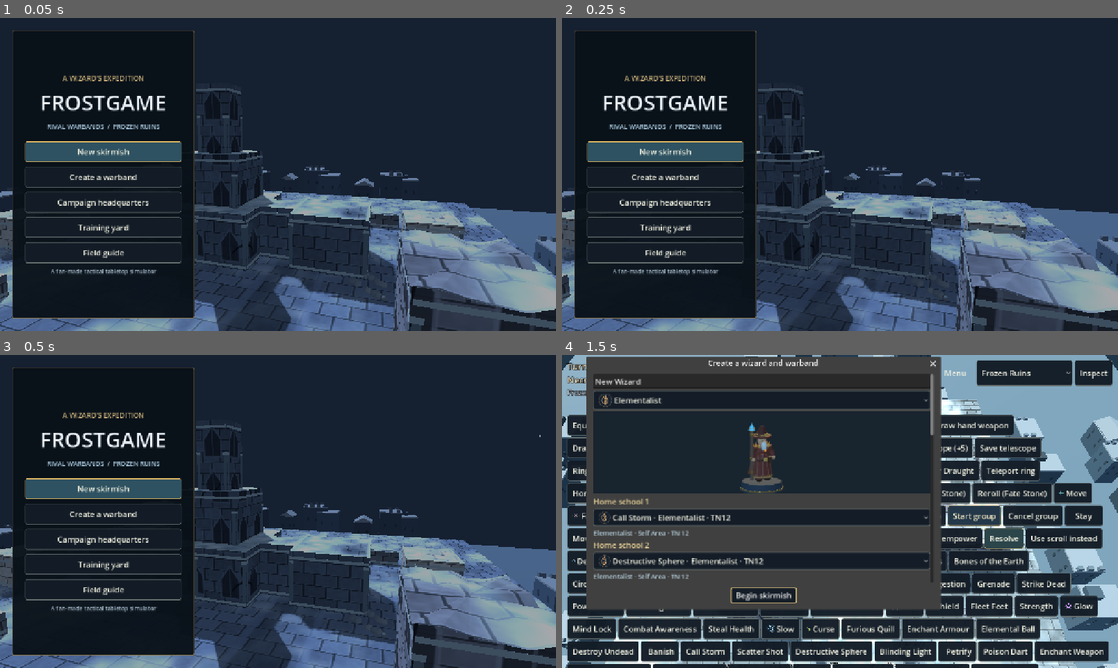
Above: before the commit, frames 1-4 (two rows, left to right).
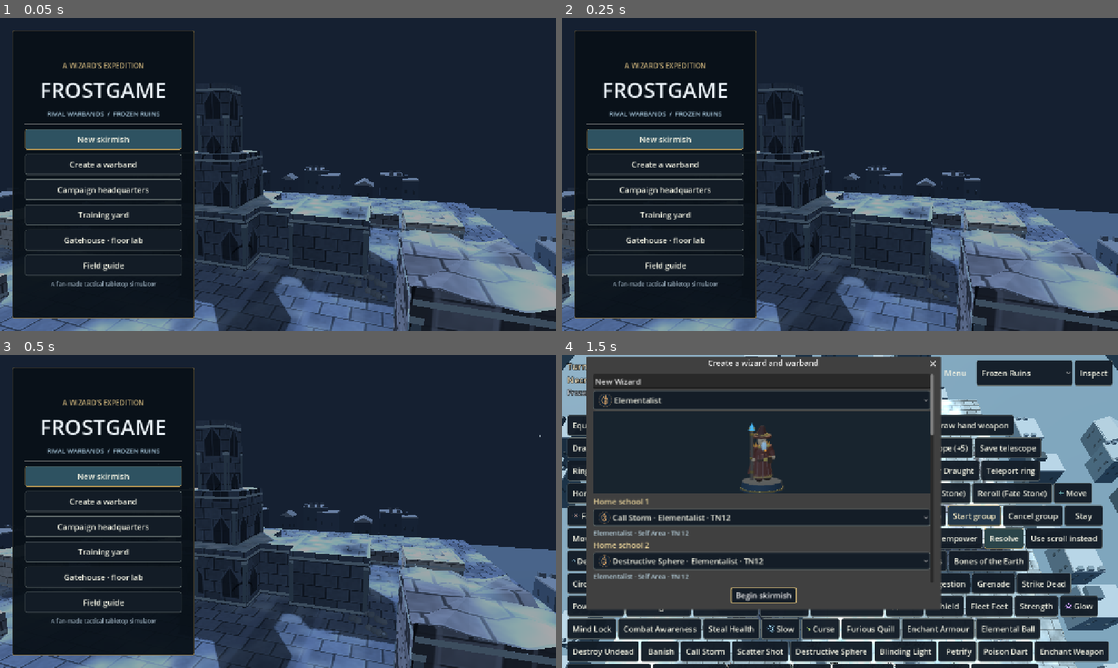
Above: after the commit, the same moments.

Repository: drag0nblad3/Frostgame
Game: Godot game, scene res://scenes/title.tscn
Two runs of this game, one before a commit and one after it. Both use one fixed random seed, a clock stepped at 60 frames per second and the inputs below.
Inputs:
- Up to frame 1 (0.05 s): no input
- Up to frame 2 (0.25 s): no input
- Up to frame 3 (0.5 s): no input
- Up to frame 4 (1.5 s): click "Create a warband" at 0.5 s; click "Start group" at 1.25 s

The runs differ from the first frame. In frame 1, 7.2% of the frame differs, in the area x 4-33%, y 14-87%; in frame 2, 7.2%; in frame 3, 7.2%; in frame 4, nothing differs.

Commit message:
Add isolated gatehouse floor lab, cutaway controls, route helper and fix layered tests

Diff:
--- a/data/boards/stacked_gatehouse.json
+++ b/data/boards/stacked_gatehouse.json
@@ -31,7 +31,7 @@
       {
         "id": "stairs",
         "rect": [
-          2,
+          1.5,
           6,
           3,
           4
@@ -39,6 +39,16 @@
         "level": 0,
         "end_level": 3,
         "axis": "x"
+      },
+      {
+        "id": "landing",
+        "rect": [
+          4,
+          6,
+          1.5,
+          4
+        ],
+        "level": 3
       }
     ],
     "solids": [
@@ -79,12 +89,12 @@
       {
         "from": [
           "street",
-          1.5,
+          1,
           8
         ],
         "to": [
           "stairs",
-          2.5,
+          2,
           8
         ],
         "kind": "stairs"
@@ -92,7 +102,20 @@
       {
         "from": [
           "stairs",
+          4,
+          8
+        ],
+        "to": [
+          "landing",
           4.5,
+          8
+        ],
+        "kind": "stairs"
+      },
+      {
+        "from": [
+          "landing",
+          5,
           8
         ],
         "to": [
@@ -100,7 +123,7 @@
           5.5,
           8
         ],
-        "kind": "stairs"
+        "kind": "walk"
       }
     ]
   }
--- /dev/null
+++ b/scenes/layered_demo.tscn
@@ -0,0 +1,6 @@
+[gd_scene load_steps=2 format=3]
+
+[ext_resource type="Script" path="res://src/view/layered_demo.gd" id="1"]
+
+[node name="LayeredDemo" type="Node3D"]
+script = ExtResource("1")
--- /dev/null
+++ b/src/core/ai/layered_bot.gd
@@ -0,0 +1,53 @@
+class_name LayeredBot
+extends RefCounted
+## Goal-directed navigation for the isolated gatehouse demonstration.
+
+
+static func best_step(layout: FloorLayout,reachable: LayeredReach,target: Vector3i,grid: LayeredGrid) -> Variant:
+	# Reverse distance search. Authored directed links are respected.
+	if not grid.open(target):
+		return null
+	var distance := {target:0.0}
+	var heap := MinHeap.new()
+	heap.push(0.0,target)
+	var reverse := {}
+	for from: Vector3i in layout.links:
+		for edge: Dictionary in layout.links[from]:
+			var to: Vector3i = edge["to"]
+			if not reverse.has(to):
+				reverse[to]=[]
+			reverse[to].append({"to":from,"cost":edge["cost"]})
+	while not heap.is_empty():
+		var item := heap.pop()
+		var n: Vector3i = item[1]
+		var cost: float = item[0]
+		if cost>distance.get(n,INF):
+			continue
+		var previous: Array[Dictionary] = []
+		for d: Vector2i in MoveGrid.NEIGHBORS:
+			var p := n+Vector3i(d.x,d.y,0)
+			if not grid.open(p):
+				continue
+			for edge: Dictionary in grid.neighbors(p):
+				if edge["to"]==n:
+					previous.append({"to":p,"cost":edge["cost"]})
+					break
+		for edge: Dictionary in reverse.get(n,[]):
+			if grid.open(edge["to"]):
+				previous.append(edge)
+		for edge: Dictionary in previous:
+			var p: Vector3i = edge["to"]
+			var total: float = cost+edge["cost"]
+			if total<distance.get(p,INF):
+				distance[p]=total
+				heap.push(total,p)
+	var best: Variant = null
+	var score: float = distance.get(reachable.start,INF)
+	for n: Vector3i in reachable.cost:
+		if n==reachable.start:
+			continue
+		var candidate: float = distance.get(n,INF)
+		if candidate<score-0.001:
+			best=n
+			score=candidate
+	return best
--- a/src/core/board/floor_layout.gd
+++ b/src/core/board/floor_layout.gd
@@ -99,6 +99,11 @@
 		errors.append("Unsupported connection kind: "+kind)
 		return
 	var distance := world(a).distance_to(world(b))
+	var steps := maxi(1,ceili(distance/0.1))
+	for i in range(1,steps):
+		if not clearance(world(a).lerp(world(b),float(i)/steps),Figure.BASE_RADIUS,1.6):
+			errors.append("Connection crosses a solid: "+str(from)+" -> "+str(to))
+			return
 	if kind=="climb":
 		distance = point(a).distance_to(point(b))+ceilf(absf(height(a)-height(b)))*2.0
 	var edge := {"to":b,"cost":distance,"kind":kind}
--- /dev/null
+++ b/src/view/layered_demo.gd
@@ -0,0 +1,227 @@
+extends Node3D
+## Isolated mechanics laboratory, not campaign or regular skirmish.
+var controller: GameController
+var layout: FloorLayout
+var rig: CameraRig
+var art: LayeredGatehouseArt
+var player: EventPlayer
+var marker_root: Node3D
+var floor_choice: OptionButton
+var status: Label
+var move_button: Button
+var collect_button: Button
+var bot_button: Button
+var selected := -1
+var targets := {}
+var _last_idle := false
+
+
+func _ready() -> void:
+	var db := FigureDb.load_files()
+	var state := GameState.new()
+	state.board=BoardLoader.load_id("stacked_gatehouse",TerrainDb.load_file())
+	layout=FloorLayout.from_dict(state.board.floor_layout)
+	state.side_names.assign(["Expedition","Rival"])
+	state.creature_db=db
+	var a := Figure.new(1,db.get_def("thug"),0,Vector2(2,8),db.unarmed())
+	a.surface_id="stairs"
+	a.elevation=layout.height(layout.node(a.surface_id,a.pos))
+	var b := Figure.new(2,db.get_def("archer"),1,Vector2(8,8),db.unarmed())
+	b.surface_id="street"
+	state.figures.assign([a,b])
+	for id: String in ["street","upper"]:
+		var token := TreasureToken.new(state.treasures.size(),Vector2(9.5,8))
+		token.surface_id=id
+		state.treasures.append(token)
+	controller=GameController.new(state,Dice.new(17))
+	state.active_id=1
+	a.actions_left=2
+	art=LayeredGatehouseArt.new()
+	add_child(art)
+	art.build(layout)
+	var atmosphere := BattleAtmosphere.new()
+	add_child(atmosphere)
+	atmosphere.configure(state.board,"treasure_skirmish")
+	rig=CameraRig.new()
+	add_child(rig)
+	rig.frame_board(state.board.size)
+	rig.tapped.connect(_tap)
+	player=EventPlayer.new()
+	player.state=state
+	add_child(player)
+	for f in state.figures:
+		var view := FigureView.new()
+		player.add_child(view)
+		view.setup(f,state.side_names[f.side])
+		view.face_toward(Vector3(9,0,8))
+		player.views[f.id]=view
+	controller.event_emitted.connect(player.push)
+	# EventPlayer handles collection and 3D move paths; its treasure creation
+	# reads legacy ground heights, so reposition tokens on named surfaces here.
+	player.build_treasures()
+	for token in state.treasures:
+		var model: MeshInstance3D = player.treasure_views[token.id]
+		model.position=TableSpace.to_world(token.pos,layout.height(layout.node(token.surface_id,token.pos))+0.25)
+	marker_root=Node3D.new()
+	add_child(marker_root)
+	_build_ui()
+	_refresh()
+
+
+func _build_ui() -> void:
+	var layer := CanvasLayer.new()
+	add_child(layer)
+	var margin := MarginContainer.new()
+	margin.set_anchors_and_offsets_preset(Control.PRESET_FULL_RECT)
+	margin.mouse_filter=Control.MOUSE_FILTER_IGNORE
+	margin.theme=BattleTheme.create()
+	for edge: String in ["left","right","top","bottom"]:
+		margin.add_theme_constant_override("margin_"+edge,12)
+	layer.add_child(margin)
+	var col := VBoxContainer.new()
+	col.mouse_filter=Control.MOUSE_FILTER_IGNORE
+	margin.add_child(col)
+	var row := HFlowContainer.new()
+	row.mouse_filter=Control.MOUSE_FILTER_IGNORE
+	col.add_child(row)
+	status=Label.new()
+	status.add_theme_font_size_override("font_size",19)
+	row.add_child(status)
+	floor_choice=OptionButton.new()
+	for s in layout.surfaces:
+		floor_choice.add_item(s.id.capitalize())
+	floor_choice.add_item("All floors")
+	floor_choice.select(layout.surfaces.size())
+	floor_choice.item_selected.connect(func(_index: int) -> void:_refresh())
+	row.add_child(floor_choice)
+	_button(row,"Title",func() -> void:get_tree().change_scene_to_file("res://scenes/title.tscn"))
+	var space := Control.new()
+	space.size_flags_vertical=Control.SIZE_EXPAND_FILL
+	space.mouse_filter=Control.MOUSE_FILTER_IGNORE
+	col.add_child(space)
+	var commands := HFlowContainer.new()
+	col.add_child(commands)
+	move_button=_button(commands,"New movement turn",_reset_turn)
+	collect_button=_button(commands,"Collect treasure",_collect)
+	bot_button=_button(commands,"Auto-route to upper treasure",_auto_route)
+
+
+func _button(row: Control,label: String,callback: Callable) -> Button:
+	var button := Button.new()
+	button.text=label
+	button.custom_minimum_size.y=48
+	button.pressed.connect(callback)
+	row.add_child(button)
+	return button
+
+
+func _reset_turn() -> void:
+	if not player.idle():
+		return
+	var f := controller.state.active()
+	f.actions_left=2
+	f.moves_taken=0
+	f.acted=false
+	f.non_moves=0
+	_refresh()
+
+
+func _collect() -> void:
+	if not player.idle():
+		return
+	for token in controller.state.treasures:
+		if controller.can_pick_up(token.id):
+			controller.pick_up(token.id)
+			break
+	_refresh()
+
+
+func _auto_route() -> void:
+	if not player.idle():
+		return
+	var f := controller.state.active()
+	var target := layout.node("upper",Vector2(9.5,8))
+	var reachable := controller.layered_reach()
+	var next: Variant = LayeredBot.best_step(layout,reachable,target,LayeredGrid.new(layout,f,controller.state.figures))
+	if next!=null:
+		controller.move_on_floor(next)
+	_refresh()
+
+
+func _tap(at: Vector2) -> void:
+	if not player.idle():
+		return
+	var best: Variant = null
+	var distance := 24.0
+	for node: Vector3i in targets:
+		var point := layout.world(node)+Vector3.UP*0.07
+		if rig.camera.is_position_behind(point):
+			continue
+		var d := rig.camera.unproject_position(point).distance_to(at)
+		if d<distance:
+			best=node
+			distance=d
+	if best!=null:
+		controller.move_on_floor(best)
+		_refresh()
+
+
+func _process(_delta: float) -> void:
+	if player==null:
+		return
+	var idle := player.idle()
+	if idle!=_last_idle:
+		_last_idle=idle
+		_refresh()
+
+
+func _refresh() -> void:
+	var f := controller.state.active()
+	var index := floor_choice.selected
+	var all := index==layout.surfaces.size()
+	var chosen := "" if all else layout.surfaces[index].id
+	art.show_upper(all or chosen=="upper" or chosen=="landing")
+	for unit in controller.state.figures:
+		var view: FigureView = player.views[unit.id]
+		view.visible=all or unit.surface_id==chosen
+	for token in controller.state.treasures:
+		var model: MeshInstance3D = player.treasure_views[token.id]
+		model.visible=token.unresolved() and (all or token.surface_id==chosen or token.carrier_id>=0)
+	for child in marker_root.get_children():
+		marker_root.remove_child(child)
+		child.queue_free()
+	targets.clear()
+	status.text="GATEHOUSE LAB  |  %s %.1f″  |  %d actions" % [f.surface_id.capitalize(),f.elevation,f.actions_left]
+	collect_button.disabled=true
+	bot_button.disabled=not player.idle() or f.actions_left<=0
+	move_button.disabled=not player.idle()
+	if not player.idle():
+		return
+	for token in controller.state.treasures:
+		if controller.can_pick_up(token.id):
+			collect_button.disabled=false
+	var reach := controller.layered_reach()
+	for node: Vector3i in reach.cost:
+		if node==reach.start or layout.surface_id(node)!=(f.surface_id if all else chosen):
+			continue
+		targets[node]=true
+	var mesh := CylinderMesh.new()
+	mesh.top_radius=0.13
+	mesh.bottom_radius=0.13
+	mesh.radial_segments=4
+	mesh.height=0.035
+	var material := StandardMaterial3D.new()
+	material.shading_mode=BaseMaterial3D.SHADING_MODE_UNSHADED
+	material.albedo_color=Color(0.30,0.96,0.77)
+	mesh.material=material
+	var mm := MultiMesh.new()
+	mm.transform_format=MultiMesh.TRANSFORM_3D
+	mm.mesh=mesh
+	mm.instance_count=targets.size()
+	var i := 0
+	for node: Vector3i in targets:
+		mm.set_instance_transform(i,Transform3D(Basis.IDENTITY,layout.world(node)+Vector3.UP*0.065))
+		i+=1
+	var markers := MultiMeshInstance3D.new()
+	markers.multimesh=mm
+	marker_root.add_child(markers)
--- /dev/null
+++ b/src/view/layered_gatehouse_art.gd
@@ -0,0 +1,55 @@
+class_name LayeredGatehouseArt
+extends Node3D
+## Visualize the authored volumes and floor surfaces without modifying rules.
+var upper_nodes: Array[Node3D] = []
+
+
+func build(layout: FloorLayout) -> void:
+	for child in get_children():
+		remove_child(child)
+		child.queue_free()
+	upper_nodes.clear()
+	for s in layout.surfaces:
+		if s.id=="stairs":
+			_stairs(s)
+		elif s.id=="street":
+			_box(Vector3(s.rect.get_center().x,-0.16,s.rect.get_center().y),Vector3(s.rect.size.x,0.3,s.rect.size.y),Color(0.63,0.74,0.81),false)
+		elif s.id=="landing":
+			_box(Vector3(s.rect.get_center().x,s.level-0.09,s.rect.get_center().y),Vector3(s.rect.size.x,0.18,s.rect.size.y),Color(0.51,0.60,0.67),true)
+	for solid in layout.solids:
+		var roof := solid.position.y>=2.5
+		_box(solid.get_center(),solid.size,Color(0.43,0.54,0.62) if roof else Color(0.35,0.43,0.49),roof)
+	# Wall volumes get narrow masonry courses (visual only).
+	for solid in layout.solids:
+		if solid.position.y>0.1:
+			continue
+		for i in range(1,5):
+			var p := solid.get_center()
+			p.y=solid.position.y+solid.size.y*float(i)/5.0
+			_box(p,Vector3(solid.size.x+0.035,0.035,solid.size.z+0.035),Color(0.23,0.32,0.39),false)
+
+
+func _stairs(s: FloorSurface) -> void:
+	var count := 12
+	var w := s.rect.size.x/float(count)
+	for i in count:
+		var x := s.rect.position.x+w*(i+0.5)
+		var h := s.height_at(Vector2(x,s.rect.get_center().y))
+		_box(Vector3(x,h-0.08,s.rect.get_center().y),Vector3(w+0.012,0.16,s.rect.size.y),Color(0.55,0.65,0.72),false)
+
+
+func _box(at: Vector3,size: Vector3,color: Color,upper: bool) -> void:
+	var node := MeshInstance3D.new()
+	var mesh := BoxMesh.new()
+	mesh.size=size
+	node.mesh=mesh
+	node.material_override=BoardView._mat(color,0.92)
+	node.position=at
+	add_child(node)
+	if upper:
+		upper_nodes.append(node)
+
+
+func show_upper(on: bool) -> void:
+	for n in upper_nodes:
+		n.visible=on
--- a/src/view/title_scene.gd
+++ b/src/view/title_scene.gd
@@ -69,6 +69,7 @@
 	_button("warband","Create a warband")
 	_button("campaign","Campaign headquarters")
 	_button("training","Training yard")
+	_button("gatehouse","Gatehouse · floor lab")
 	_button("guide","Field guide")
 	_label("A fan-made tactical tabletop simulator",13,Color(0.65,0.73,0.79))
 	var space := Control.new()
@@ -102,6 +103,11 @@
 		return
 	_launching = true
 	get_tree().root.set_meta(LAUNCH_KEY,key)
+	if key=="gatehouse":
+		get_tree().root.remove_meta(LAUNCH_KEY)
+		if get_tree().change_scene_to_file("res://scenes/layered_demo.tscn")!=OK:
+			_launching=false
+		return
 	if get_tree().change_scene_to_file(BATTLE) != OK:
 		get_tree().root.remove_meta(LAUNCH_KEY)
 		_launching = false
--- /dev/null
+++ b/tests/layered_demo_smoke.gd
@@ -0,0 +1,28 @@
+extends SceneTree
+
+
+func _initialize() -> void:
+	call_deferred("_run")
+
+
+func _run() -> void:
+	change_scene_to_file("res://scenes/layered_demo.tscn")
+	await scene_changed
+	var demo := current_scene
+	if not demo.layout.errors.is_empty() or demo.targets.is_empty():
+		printerr("Gatehouse setup invalid: ",demo.layout.errors)
+		quit(1)
+		return
+	demo.floor_choice.select(demo.layout.index_of("street"))
+	demo._refresh()
+	if demo.art.upper_nodes[0].visible:
+		printerr("Cutaway did not hide upper deck")
+		quit(1)
+		return
+	demo._auto_route()
+	if demo.controller.state.active().surface_id!="upper":
+		printerr("Bot did not route onto upper deck")
+		quit(1)
+		return
+	print("Layered demo smoke passed")
+	quit(0)
--- a/tests/unit/test_layered_floors.gd
+++ b/tests/unit/test_layered_floors.gd
@@ -56,7 +56,7 @@
 	check_eq(Shooting.blocked_reason(b,[a,enemy],a,enemy),"no line of sight")
 	check(LayeredSight.clear(layout,Vector3(6,1.5,8),Vector3(10,1.0,8)))
 	check(LayeredSight.clear(layout,Vector3(6,4.5,8),Vector3(10,4.0,8)))
-	check(LayeredSight.clear(layout,Vector3(1,1.5,8),Vector3(5.5,4.0,8)),"open air beside deck")
+	check(LayeredSight.clear(layout,Vector3(1,3.5,8),Vector3(5.5,4.0,8)),"open air beside deck")
 
 
 func test_treasure_and_checkpoint_keep_surface() -> void:
@@ -82,7 +82,7 @@
 func test_controller_commits_floor_move_and_action_cost() -> void:
 	var b := _board()
 	var layout := FloorLayout.from_dict(b.floor_layout)
-	var f := fig("thug",0,Vector2(2.5,8))
+	var f := fig("thug",0,Vector2(2,8))
 	_place(f,layout,"stairs",f.pos)
 	var c := make_game(b,[f],Dice.new(1))
 	c.state.active_id=1
@@ -99,7 +99,7 @@
 	check(not c.move_to(MovePlanner.node_at(Vector2(6,8))),"legacy moves blocked")
 	check(not c.move_on_floor(layout.node("street",Vector2(5.5,8))),"no implicit floor switch")
 	check_eq(f.actions_left,1)
-	var event := c.history.back()
+	var event: GameEvent = c.history.back()
 	check_eq(event.type,"layered_move")
 	check_eq(event.data["surfaces"].back(),"upper")
 	var loaded := BattleSnapshot.rebuild(BattleSnapshot.capture(c),db())
@@ -114,3 +114,16 @@
 	d["links"].append({"from":["unknown",1,1],"to":["upper",8,8]})
 	var layout := FloorLayout.from_dict(d)
 	check(not layout.errors.is_empty())
+
+
+func test_bot_routes_to_correct_level() -> void:
+	var layout := FloorLayout.from_dict(_board().floor_layout)
+	var start := layout.node("street",Vector2(8,8))
+	var target := layout.node("upper",Vector2(8,8))
+	var grid := LayeredGrid.new(layout)
+	var r := LayeredReach.search(grid,start,6.0)
+	var next: Variant = LayeredBot.best_step(layout,r,target,grid)
+	check(next!=null and next!=start)
+	if next!=null:
+		check(r.can_reach(next))
+		check(layout.point(next).x<8.0)
Not shown, changed: docs/multifloor-plan.md
